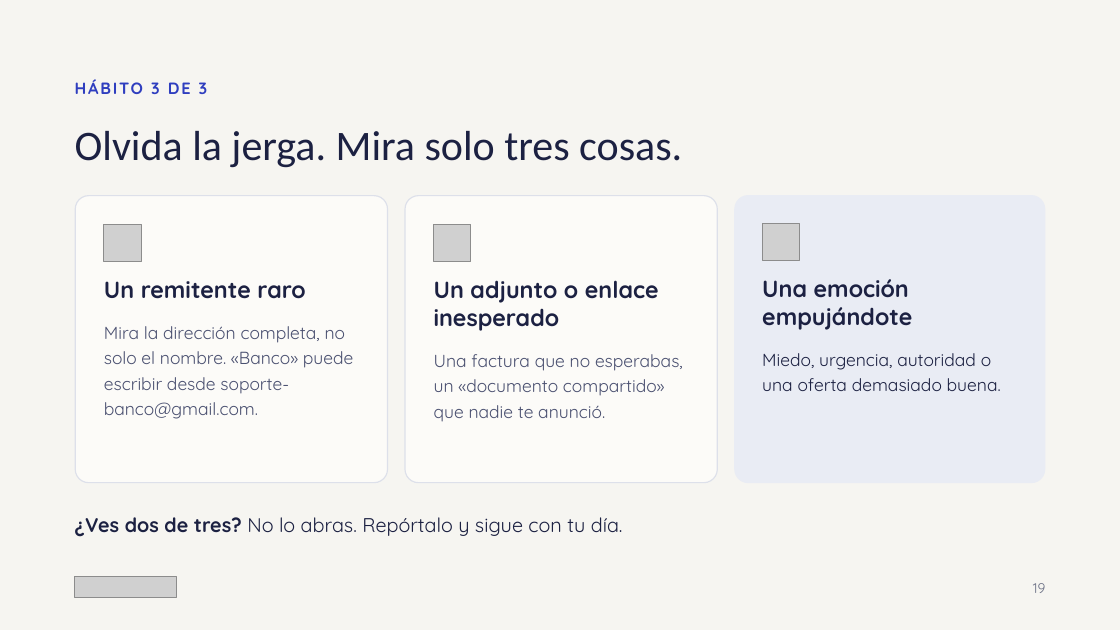
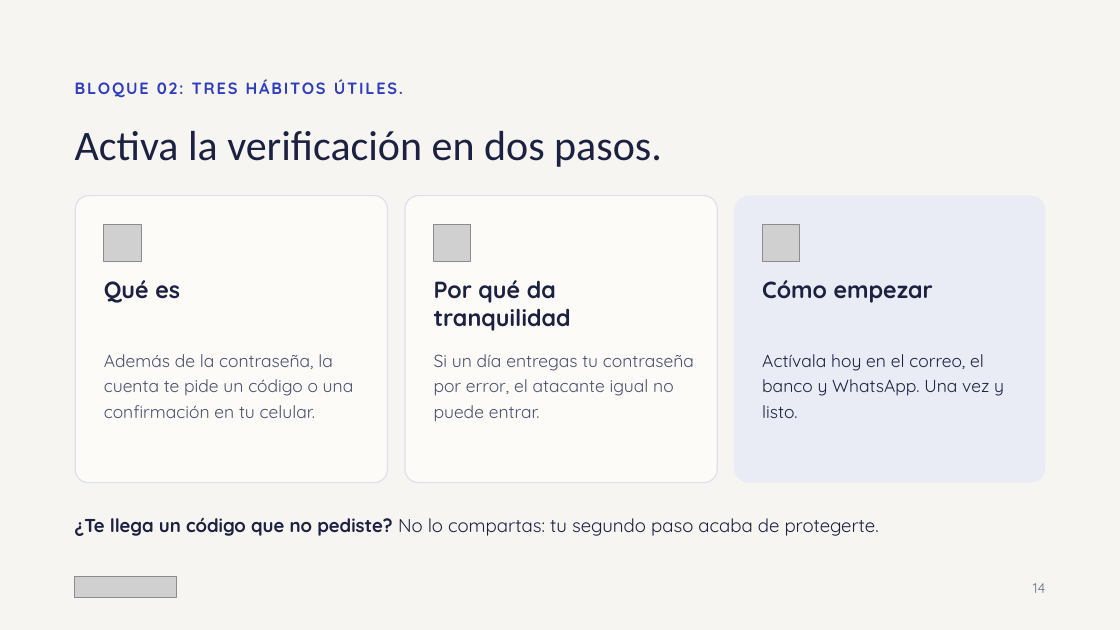
Before and after one commit to pralogy/claudecloudetemasgenerales, a slide deck: slide 14 of Ciberseguridad_sin_ansiedad.pptx. Drawn at 1120x630 pixels with LibreOffice and Linux fonts; fonts in the diff are those of the drawing; grey boxes stand for pictures. Boxes give left, top, right and bottom in pixels: in the first picture for what was removed or moved away, otherwise in the second. Text is boxed around its words. In the diff, an @@ line names an element or a change of style, - is before the commit and + after.

```diff
--- a/Ciberseguridad_sin_ansiedad.pptx
+++ b/Ciberseguridad_sin_ansiedad.pptx
@@ text at (x1=151, y1=82, x2=208, y2=94): text changed @@
-HÁBITO 3 DE 3
+BLOQUE 02: TRES HÁBITOS ÚTILES.
@@ title at (x1=75, y1=131, x2=662, y2=167): text changed @@
-Olvida la jerga. Mira solo tres cosas.
+Activa la verificación en dos pasos.
@@ text at (x1=104, y1=280, x2=180, y2=303): text changed @@
-Un remitente raro
+Qué es
@@ text at (x1=434, y1=280, x2=571, y2=331): text changed @@
-Un adjunto o enlace inesperado
+Por qué da tranquilidad
@@ text at (x1=762, y1=280, x2=933, y2=303): text changed @@
-Una emoción empujándote
+Cómo empezar
@@ text at (x1=104, y1=354, x2=354, y2=418): text changed @@
-Mira la dirección completa, no solo el nombre. «Banco» puede escribir desde soporte-banco@gmail.com.
+Además de la contraseña, la cuenta te pide un código o una confirmación en tu celular.
@@ text at (x1=434, y1=354, x2=694, y2=422): text changed @@
-Una factura que no esperabas, un «documento compartido» que nadie te anunció.
+Si un día entregas tu contraseña por error, el atacante igual no puede entrar.
@@ text at (x1=762, y1=354, x2=1004, y2=418): text changed @@
-Miedo, urgencia, autoridad o una oferta demasiado buena.
+Actívala hoy en el correo, el banco y WhatsApp. Una vez y listo.
@@ text at (x1=75, y1=518, x2=879, y2=536): text changed; size 17 to 16 pt @@
-¿Ves dos de tres? No lo abras. Repórtalo y sigue con tu día.
+¿Te llega un código que no pediste? No lo compartas: tu segundo paso acaba de protegerte.
@@ text at (x1=1033, y1=583, x2=1045, y2=593): text changed @@
-19
+14
```
Also in this commit, not shown: 3 other slides changed.
